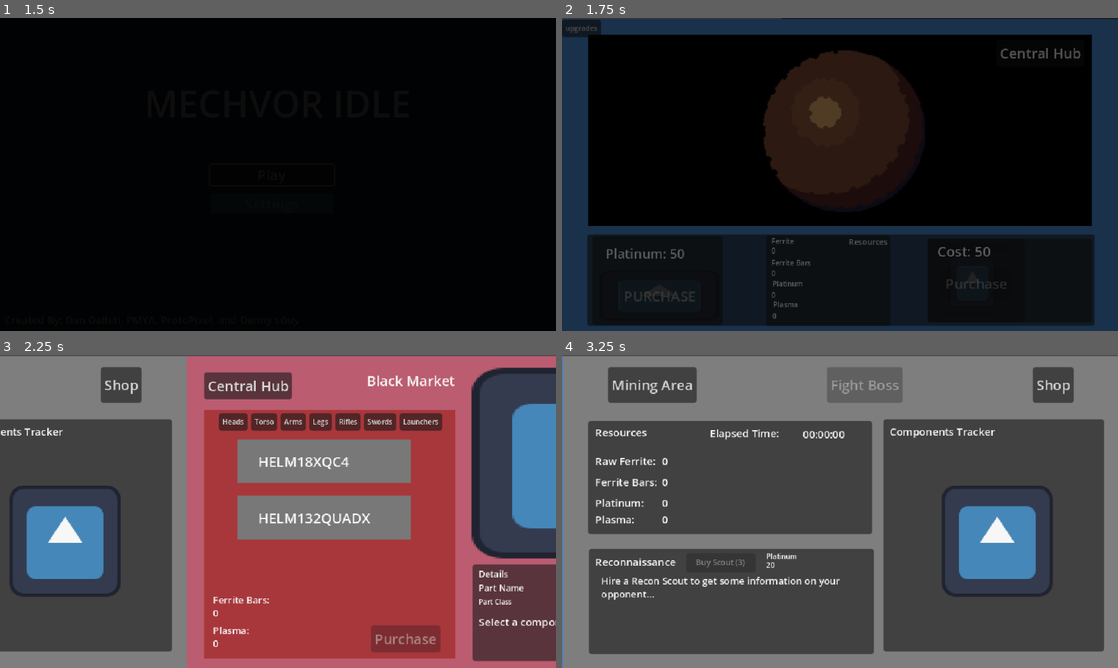
Above: before the commit, frames 1-4 (two rows, left to right).
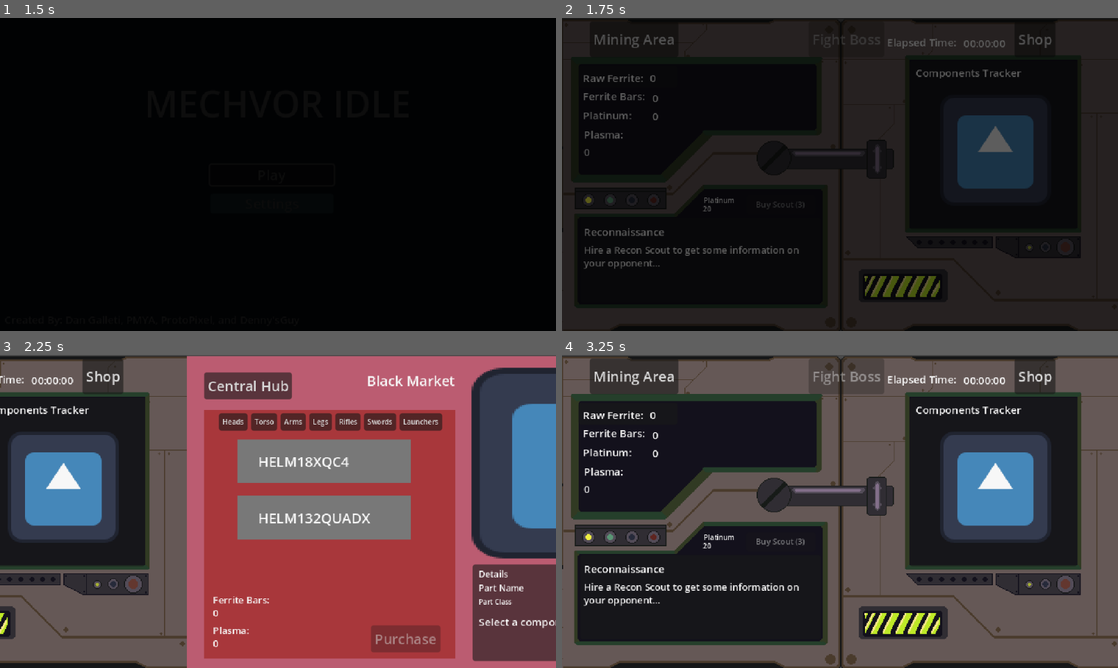
Above: after the commit, the same moments.

Repository: DennysGuy/MechvorIdle
Game: Godot game, scene res://src/scenes/MainMenu.tscn
The game is run twice, just before and just after one commit, with the same random seed, the same clock (stepped at 60 frames per second) and the same inputs. The engine's default icon, where the game draws it, is replaced by a stand-in: a white triangle on a blue panel in a dark square.
Inputs (mouse positions are in pixels of both pictures, inside the frame that each line leads up to):
- Up to frame 1 (1.5 s): click "Play" at 0.5 s; click "Play" at 1.25 s
- Up to frame 2 (1.75 s): no input
- Up to frame 3 (2.25 s): move the mouse to (400, 495) at 2.02 s; hold D (move_right) from 2.03 s (still down); click (400, 495) at 2.17 s
- Up to frame 4 (3.25 s): release D (move_right) at 2.75 s; click "Central Hub" at 2.75 s

Frame 1 is identical in both runs. In frame 2, 52% of the frame differs, in the area x 0-100%, y 0-100%; in frame 3, 29%; in frame 4, 90%.
Error in both runs: Cannot call method 'change_scene_to_file' on a null value. (res://src/scripts/Panels/main_menu.gd:19)

Commit message:
mannn we got art.

Diff:
--- a/mechvoridle/src/resources/mechcomponents/arms/boss_arms_1.tres
+++ b/mechvoridle/src/resources/mechcomponents/arms/boss_arms_1.tres
@@ -4,16 +4,16 @@
 
 [resource]
 script = ExtResource("1_ydm1k")
-crit_chance_modifier = 0.3
+crit_chance_modifier = 0.15
 charge_time_modifier = 0.0
 component_name = "Wizzy2232"
 description = ""
-health = 800
+health = 1500
 plasma_resistance = 0.0
 refined_ferrite_cost = 0
 plasma_cost = 0
 platinum_cost = 0
 category = 0
-component_type = 1
+component_type = 2
 weight_class = 2
 metadata/_custom_type_script = "uid://marmnfdtywpd"
--- a/mechvoridle/src/resources/mechcomponents/heads/boss_head_1.tres
+++ b/mechvoridle/src/resources/mechcomponents/heads/boss_head_1.tres
@@ -4,10 +4,10 @@
 
 [resource]
 script = ExtResource("1_6boxp")
-accuracy_bonus = 0.2
+accuracy_bonus = 0.35
 component_name = ""
 description = ""
-health = 700
+health = 1500
 plasma_resistance = 0.0
 refined_ferrite_cost = 0
 plasma_cost = 0
--- a/mechvoridle/src/resources/mechcomponents/legs/boss_legs_1.tres
+++ b/mechvoridle/src/resources/mechcomponents/legs/boss_legs_1.tres
@@ -4,10 +4,10 @@
 
 [resource]
 script = ExtResource("1_a66eq")
-dodge_chance_modifier = 0.15
+dodge_chance_modifier = 0.25
 component_name = "MEEP234X"
 description = ""
-health = 900
+health = 1500
 plasma_resistance = 0.0
 refined_ferrite_cost = 0
 plasma_cost = 0
--- a/mechvoridle/src/resources/mechcomponents/torsos/boss_torso_1.tres
+++ b/mechvoridle/src/resources/mechcomponents/torsos/boss_torso_1.tres
@@ -4,10 +4,10 @@
 
 [resource]
 script = ExtResource("1_mr1i3")
-charge_speed_modifier = 0.2
+charge_speed_modifier = 15.0
 component_name = ""
 description = ""
-health = 1200
+health = 3000
 plasma_resistance = 0.0
 refined_ferrite_cost = 0
 plasma_cost = 0
--- a/mechvoridle/src/resources/mechcomponents/weapons/swords/Boss-1-Weapon-1.tres
+++ b/mechvoridle/src/resources/mechcomponents/weapons/swords/Boss-1-Weapon-1.tres
@@ -9,7 +9,7 @@
 damage = 100
 number_of_hits = 1
 charge_time = 100.0
-charge_speed = 18.0
+charge_speed = 40.0
 crit_chance = 0.3
 accuracy = 0.8
 stun_chance = 0.2
--- a/mechvoridle/src/resources/mechcomponents/weapons/swords/Boss-1-Weapon-2.tres
+++ b/mechvoridle/src/resources/mechcomponents/weapons/swords/Boss-1-Weapon-2.tres
@@ -9,8 +9,8 @@
 damage = 120
 number_of_hits = 1
 charge_time = 100.0
-charge_speed = 0.4
-crit_chance = 20.0
+charge_speed = 42.0
+crit_chance = 0.3
 accuracy = 0.8
 stun_chance = 0.2
 component_name = "Test Boss 1 Sword 2"
--- a/mechvoridle/src/scenes/CentralStatsPanel.tscn
+++ b/mechvoridle/src/scenes/CentralStatsPanel.tscn
@@ -1,7 +1,8 @@
-[gd_scene load_steps=3 format=3 uid="uid://dio1yrjtiu67"]
+[gd_scene load_steps=4 format=3 uid="uid://dio1yrjtiu67"]
 
 [ext_resource type="Script" uid="uid://cetlwbelt5u36" path="res://src/scripts/Panels/central_stats_panel.gd" id="1_1x76c"]
 [ext_resource type="Texture2D" uid="uid://dlfbvdcwk6dr2" path="res://icon.svg" id="2_liohg"]
+[ext_resource type="Texture2D" uid="uid://d1uicvdj2ugdb" path="res://assets/graphics/CentralPanel.png" id="2_m6dgc"]
 
 [node name="CentralHubPanel" type="Control"]
 layout_mode = 3
@@ -12,7 +13,7 @@
 grow_vertical = 2
 script = ExtResource("1_1x76c")
 
-[node name="ColorRect" type="ColorRect" parent="."]
+[node name="ColorRect" type="TextureRect" parent="."]
 layout_mode = 1
 anchors_preset = 8
 anchor_left = 0.5
@@ -25,17 +26,35 @@
 offset_bottom = 180.0
 grow_horizontal = 2
 grow_vertical = 2
-color = Color(0.513233, 0.513233, 0.513233, 1)
+texture = ExtResource("2_m6dgc")
+
+[node name="ElapsedTime" type="Label" parent="ColorRect"]
+layout_mode = 0
+offset_left = 461.0
+offset_top = 19.0
+offset_right = 509.0
+offset_bottom = 36.0
+theme_override_font_sizes/font_size = 12
+text = "00:00:00"
+
+[node name="ElapsedTimeLabel" type="Label" parent="ColorRect"]
+layout_mode = 0
+offset_left = 373.0
+offset_top = 18.0
+offset_right = 453.0
+offset_bottom = 35.0
+theme_override_font_sizes/font_size = 12
+text = "Elapsed Time:"
 
 [node name="HBoxContainer" type="HBoxContainer" parent="ColorRect"]
 layout_mode = 1
 anchors_preset = 5
 anchor_left = 0.5
 anchor_right = 0.5
-offset_left = -291.0
-offset_top = 13.0
-offset_right = 291.0
-offset_bottom = 54.0
+offset_left = -312.0
+offset_top = 3.0
+offset_right = 270.0
+offset_bottom = 44.0
 grow_horizontal = 2
 theme_override_constants/separation = 150
 alignment = 1
@@ -55,152 +74,125 @@
 
 [node name="ResourcesPanel" type="Panel" parent="ColorRect"]
 layout_mode = 0
-offset_left = 29.0
-offset_top = 75.0
-offset_right = 356.0
-offset_bottom = 205.0
-
-[node name="ResourcesLabel" type="Label" parent="ColorRect/ResourcesPanel"]
-layout_mode = 0
-offset_left = 8.0
-offset_top = 4.0
-offset_right = 63.0
-offset_bottom = 20.0
-theme_override_font_sizes/font_size = 12
-text = "Resources"
-
-[node name="ElapsedTimeLabel" type="Label" parent="ColorRect/ResourcesPanel"]
-layout_mode = 0
-offset_left = 140.0
+offset_left = 18.0
+offset_top = 54.0
+offset_right = 132.0
+offset_bottom = 79.0
+
+[node name="RawFerriteLabel" type="Label" parent="ColorRect/ResourcesPanel"]
+layout_mode = 0
+offset_left = 5.0
 offset_top = 5.0
-offset_right = 220.0
+offset_right = 75.0
 offset_bottom = 22.0
 theme_override_font_sizes/font_size = 12
-text = "Elapsed Time:"
-
-[node name="ElapsedTime" type="Label" parent="ColorRect/ResourcesPanel"]
-layout_mode = 0
-offset_left = 247.0
-offset_top = 6.0
-offset_right = 295.0
-offset_bottom = 23.0
-theme_override_font_sizes/font_size = 12
-text = "00:00:00"
-
-[node name="RawFerriteLabel" type="Label" parent="ColorRect/ResourcesPanel"]
-layout_mode = 0
-offset_left = 8.0
-offset_top = 37.0
-offset_right = 78.0
-offset_bottom = 54.0
-theme_override_font_sizes/font_size = 12
 text = "Raw Ferrite:"
 
 [node name="RawFerriteCount" type="Label" parent="ColorRect/ResourcesPanel"]
 layout_mode = 0
+offset_left = 82.0
+offset_top = 5.0
+offset_right = 310.0
+offset_bottom = 22.0
+theme_override_font_sizes/font_size = 12
+text = "100"
+
+[node name="FerriteBarsLabel" type="Label" parent="ColorRect/ResourcesPanel"]
+layout_mode = 0
+offset_left = 5.0
+offset_top = 26.0
+offset_right = 76.0
+offset_bottom = 43.0
+theme_override_font_sizes/font_size = 12
+text = "Ferrite Bars:"
+
+[node name="FerriteBarsCount" type="Label" parent="ColorRect/ResourcesPanel"]
+layout_mode = 0
 offset_left = 85.0
-offset_top = 37.0
+offset_top = 28.0
 offset_right = 313.0
-offset_bottom = 54.0
-theme_override_font_sizes/font_size = 12
-text = "100"
-
-[node name="FerriteBarsLabel" type="Label" parent="ColorRect/ResourcesPanel"]
-layout_mode = 0
-offset_left = 8.0
-offset_top = 61.0
-offset_right = 79.0
-offset_bottom = 78.0
-theme_override_font_sizes/font_size = 12
-text = "Ferrite Bars:"
-
-[node name="FerriteBarsCount" type="Label" parent="ColorRect/ResourcesPanel"]
+offset_bottom = 45.0
+theme_override_font_sizes/font_size = 12
+text = "100"
+
+[node name="PlatinumBarsLabel" type="Label" parent="ColorRect/ResourcesPanel"]
+layout_mode = 0
+offset_left = 5.0
+offset_top = 48.0
+offset_right = 76.0
+offset_bottom = 65.0
+theme_override_font_sizes/font_size = 12
+text = "Platinum:"
+
+[node name="PlatinumBarsCount" type="Label" parent="ColorRect/ResourcesPanel"]
 layout_mode = 0
 offset_left = 85.0
-offset_top = 61.0
+offset_top = 49.0
 offset_right = 313.0
-offset_bottom = 78.0
-theme_override_font_sizes/font_size = 12
-text = "100"
-
-[node name="PlatinumBarsLabel" type="Label" parent="ColorRect/ResourcesPanel"]
-layout_mode = 0
-offset_left = 8.0
-offset_top = 85.0
-offset_right = 79.0
-offset_bottom = 102.0
-theme_override_font_sizes/font_size = 12
-text = "Platinum:"
-
-[node name="PlatinumBarsCount" type="Label" parent="ColorRect/ResourcesPanel"]
-layout_mode = 0
-offset_left = 85.0
-offset_top = 85.0
-offset_right = 313.0
-offset_bottom = 102.0
+offset_bottom = 66.0
 theme_override_font_sizes/font_size = 12
 text = "100"
 
 [node name="PlasmaLabel" type="Label" parent="ColorRect/ResourcesPanel"]
 layout_mode = 0
-offset_left = 8.0
-offset_top = 104.0
-offset_right = 79.0
-offset_bottom = 121.0
+offset_left = 6.0
+offset_top = 70.0
+offset_right = 77.0
+offset_bottom = 87.0
 theme_override_font_sizes/font_size = 12
 text = "Plasma:"
 
 [node name="PlasmaCount" type="Label" parent="ColorRect/ResourcesPanel"]
 layout_mode = 0
-offset_left = 85.0
-offset_top = 104.0
-offset_right = 313.0
-offset_bottom = 121.0
+offset_left = 6.0
+offset_top = 90.0
+offset_right = 61.0
+offset_bottom = 107.0
 theme_override_font_sizes/font_size = 12
 text = "100"
 
 [node name="TipsPanel" type="Panel" parent="ColorRect"]
 layout_mode = 0
-offset_left = 30.0
-offset_top = 222.0
-offset_right = 358.0
-offset_bottom = 343.0
+offset_left = 20.0
+offset_top = 229.0
+offset_right = 297.0
+offset_bottom = 326.0
 
 [node name="ResourcesLabel2" type="Label" parent="ColorRect/TipsPanel"]
 layout_mode = 0
-offset_left = 7.0
-offset_top = 6.0
-offset_right = 67.0
-offset_bottom = 23.0
+offset_left = 4.0
+offset_top = 7.0
+offset_right = 97.0
+offset_bottom = 24.0
 theme_override_font_sizes/font_size = 12
 text = "Reconnaissance"
 
 [node name="PurchaseReconScout" type="Button" parent="ColorRect/TipsPanel"]
 layout_mode = 0
-offset_left = 112.0
-offset_top = 5.0
-offset_right = 192.0
-offset_bottom = 26.0
+offset_left = 191.0
+offset_top = -26.0
+offset_right = 271.0
+offset_bottom = -5.0
 theme_override_font_sizes/font_size = 9
 text = "Buy Recon Scout"
 
 [node name="Platinum" type="Label" parent="ColorRect/TipsPanel"]
 layout_mode = 0
-offset_left = 204.0
-offset_top = 3.0
-offset_right = 242.0
-offset_bottom = 15.0
+offset_left = 142.0
+offset_top = -26.0
+offset_right = 180.0
+offset_bottom = -14.0
 theme_override_font_sizes/font_size = 8
 text = "Platinum"
 
 [node name="PlatinumCost" type="Label" parent="ColorRect/TipsPanel"]
 layout_mode = 0
-offset_left = 204.0
-offset_top = 13.0
-offset_right = 242.0
-offset_bottom = 25.0
+offset_left = 141.0
+offset_top = -16.0
+offset_right = 160.0
+offset_bottom = -4.0
 theme_override_font_sizes/font_size = 8
-text = "1000000000000000000000000"
+text = "8000"
 
 [node name="ReconText" type="RichTextLabel" parent="ColorRect/TipsPanel"]
 layout_mode = 1
@@ -209,10 +201,10 @@
 anchor_top = 0.5
 anchor_right = 0.5
 anchor_bottom = 0.5
-offset_left = -150.0
-offset_top = -31.5
-offset_right = 153.0
-offset_bottom = 53.5
+offset_left = -134.5
+offset_top = -19.5
+offset_right = 132.5
+offset_bottom = 46.5
 grow_horizontal = 2
 grow_vertical = 2
 theme_override_font_sizes/normal_font_size = 11
@@ -220,10 +212,10 @@
 
 [node name="MechComponentsTrackerPanel" type="Panel" parent="ColorRect"]
 layout_mode = 0
-offset_left = 369.0
-offset_top = 73.0
-offset_right = 623.0
-offset_bottom = 340.0
+offset_left = 399.0
+offset_top = 48.0
+offset_right = 592.0
+offset_bottom = 242.0
 
 [node name="Label" type="Label" parent="ColorRect/MechComponentsTrackerPanel"]
 layout_mode = 0
@@ -236,13 +228,14 @@
 
 [node name="TextureRect" type="TextureRect" parent="ColorRect/MechComponentsTrackerPanel"]
 layout_mode = 0
-offset_left = 67.0
-offset_top = 76.0
-offset_right = 195.0
-offset_bottom = 204.0
+offset_left = 35.0
+offset_top = 39.0
+offset_right = 163.0
+offset_bottom = 167.0
 texture = ExtResource("2_liohg")
 
 [node name="NameEntryBox" type="ColorRect" parent="."]
+visible = false
 layout_mode = 1
 anchors_preset = 8
 anchor_left = 0.5
--- a/mechvoridle/src/scenes/FerriteRefineryStation.tscn
+++ b/mechvoridle/src/scenes/FerriteRefineryStation.tscn
@@ -1,7 +1,7 @@
 [gd_scene load_steps=3 format=3 uid="uid://q2lvrrcqcirf"]
 
 [ext_resource type="Script" uid="uid://bmdl7trph1eue" path="res://src/scripts/Panels/ferrite_refinery_station.gd" id="1_ai323"]
-[ext_resource type="Texture2D" uid="uid://dlfbvdcwk6dr2" path="res://icon.svg" id="1_ph523"]
+[ext_resource type="Texture2D" uid="uid://crcd7gukxb3ng" path="res://assets/graphics/refineryused.png" id="2_7nq2t"]
 
 [node name="FerriteRefinery" type="Control"]
 layout_mode = 3
@@ -26,13 +26,12 @@
 anchor_right = 0.5
 anchor_bottom = 0.5
 offset_left = -66.5
-offset_top = -10.0
+offset_top = -30.0
 offset_right = 71.5
-offset_bottom = 48.0
+offset_bottom = 28.0
 grow_horizontal = 2
 grow_vertical = 2
-texture = ExtResource("1_ph523")
-expand_mode = 1
+texture = ExtResource("2_7nq2t")
 
 [node name="ProgressBar" type="ProgressBar" parent="."]
 layout_mode = 0
@@ -44,41 +43,42 @@
 
 [node name="PurchasePanel" type="Panel" parent="."]
 layout_mode = 0
+offset_top = 9.0
 offset_right = 150.0
-offset_bottom = 102.0
+offset_bottom = 86.0
 
 [node name="PurchaseRefineryStation" type="Button" parent="PurchasePanel"]
 layout_mode = 0
 offset_left = 32.0
-offset_top = 48.0
+offset_top = 26.0
 offset_right = 123.0
-offset_bottom = 90.0
+offset_bottom = 68.0
 text = "PURCHASE"
 
 [node name="RefineryCostLabel" type="Label" parent="PurchasePanel"]
 layout_mode = 0
-offset_left = 15.0
-offset_top = 9.0
-offset_right = 132.0
-offset_bottom = 32.0
+offset_left = 16.0
+offset_top = 1.0
+offset_right = 133.0
+offset_bottom = 24.0
 theme_override_font_sizes/font_size = 15
 text = "Platinum: 13434"
 
 [node name="OutputLabel" type="Label" parent="."]
 layout_mode = 0
 offset_left = 12.0
-offset_top = 3.0
+offset_top = 33.0
 offset_right = 54.0
-offset_bottom = 15.0
+offset_bottom = 45.0
 theme_override_font_sizes/font_size = 8
 text = "Output: 23"
 
 [node name="CostLabel" type="Label" parent="."]
 layout_mode = 0
-offset_left = 94.0
-offset_top = 3.0
-offset_right = 125.0
-offset_bottom = 15.0
+offset_left = 95.0
+offset_top = 33.0
+offset_right = 126.0
+offset_bottom = 45.0
 theme_override_font_sizes/font_size = 8
 text = "Cost: 65"
 
--- a/mechvoridle/src/scenes/MainHub.tscn
+++ b/mechvoridle/src/scenes/MainHub.tscn
@@ -137,7 +137,8 @@
 anchors_preset = 15
 anchor_right = 1.0
 anchor_bottom = 1.0
-offset_right = 1920.0
+offset_left = -639.0
+offset_right = 1281.0
 offset_bottom = 361.0
 grow_horizontal = 2
 grow_vertical = 2
--- a/mechvoridle/src/scenes/MiningPane.tscn
+++ b/mechvoridle/src/scenes/MiningPane.tscn
@@ -1,10 +1,12 @@
-[gd_scene load_steps=10 format=3 uid="uid://cu5ql32vaxyid"]
+[gd_scene load_steps=12 format=3 uid="uid://cu5ql32vaxyid"]
 
 [ext_resource type="Script" uid="uid://cfnionvj6lols" path="res://src/scripts/Panels/mining_pane.gd" id="1_tutbl"]
 [ext_resource type="PackedScene" uid="uid://caw51s5447gtc" path="res://src/scenes/AsteroidArea.tscn" id="2_1hqb7"]
+[ext_resource type="Texture2D" uid="uid://dhx3oow401s4x" path="res://assets/graphics/MiningPanel_underlay.png" id="2_ooyll"]
 [ext_resource type="PackedScene" uid="uid://cc7liqf41bqti" path="res://src/scenes/ResourceTracker.tscn" id="3_d2ayj"]
 [ext_resource type="PackedScene" uid="uid://cg8jxc7r6vcat" path="res://src/scenes/RefineryStationPanel.tscn" id="4_l11te"]
 [ext_resource type="PackedScene" uid="uid://ccmj71mwg532g" path="res://src/scenes/UpgradePanel.tscn" id="5_l11te"]
+[ext_resource type="Texture2D" uid="uid://bp4mre5vn47ji" path="res://assets/graphics/MiningPanel_overlay.png" id="7_t7rsg"]
 
 [sub_resource type="Animation" id="Animation_t7rsg"]
 resource_name = "HideAnimationPanel"
@@ -72,7 +74,7 @@
 &"": SubResource("AnimationLibrary_t7rsg")
 }
 
-[node name="ColorRect" type="ColorRect" parent="."]
+[node name="ColorRect" type="TextureRect" parent="."]
 layout_mode = 1
 anchors_preset = 8
 anchor_left = 0.5
@@ -85,23 +87,57 @@
 offset_bottom = 180.0
 grow_horizontal = 2
 grow_vertical = 2
-color = Color(0.273207, 0.52756, 0.790258, 1)
+texture = ExtResource("2_ooyll")
 
 [node name="SubViewportContainer" type="SubViewportContainer" parent="ColorRect"]
 layout_mode = 0
-offset_left = 30.0
-offset_top = 18.0
-offset_right = 610.0
-offset_bottom = 245.0
+offset_left = 98.0
+offset_top = 26.0
+offset_right = 609.0
+offset_bottom = 239.0
 
 [node name="SubViewport" type="SubViewport" parent="ColorRect/SubViewportContainer"]
 transparent_bg = true
 handle_input_locally = false
-size = Vector2i(580, 220)
+size = Vector2i(480, 210)
 render_target_update_mode = 4
 
 [node name="AsteroidArea" parent="ColorRect/SubViewportContainer/SubViewport" instance=ExtResource("2_1hqb7")]
-position = Vector2(-11, -10)
+position = Vector2(-48, -16)
+
+[node name="RefineryStationPanel" parent="ColorRect" instance=ExtResource("4_l11te")]
+layout_mode = 0
+offset_left = 89.0
+offset_top = 262.0
+offset_right = 617.0
+offset_bottom = 359.0
+
+[node name="ResourceTracker" parent="ColorRect" instance=ExtResource("3_d2ayj")]
+layout_mode = 1
+anchors_preset = 3
+anchor_left = 1.0
+anchor_top = 1.0
+anchor_right = 1.0
+anchor_bottom = 1.0
+offset_left = -359.0
+offset_top = -94.0
+offset_right = -208.0
+offset_bottom = -18.0
+grow_horizontal = 0
+grow_vertical = 0
+
+[node name="Overlay" type="TextureRect" parent="ColorRect"]
+layout_mode = 0
+offset_left = -1.0
+offset_right = 639.0
+offset_bottom = 360.0
+mouse_filter = 2
+texture = ExtResource("7_t7rsg")
+
+[node name="UpgradePanel" parent="ColorRect" instance=ExtResource("5_l11te")]
+layout_mode = 0
+offset_top = -339.0
+offset_bottom = 0.0
 
 [node name="CentralHubNavigation" type="Button" parent="ColorRect"]
 layout_mode = 1
@@ -115,30 +151,4 @@
 grow_horizontal = 0
 text = "Central Hub"
 
-[node name="RefineryStationPanel" parent="ColorRect" instance=ExtResource("4_l11te")]
-layout_mode = 0
-offset_left = 29.0
-offset_top = 248.0
-offset_right = 613.0
-offset_bottom = 353.0
-
-[node name="UpgradePanel" parent="ColorRect" instance=ExtResource("5_l11te")]
-layout_mode = 0
-offset_top = -339.0
-offset_bottom = 0.0
-
-[node name="ResourceTracker" parent="ColorRect" instance=ExtResource("3_d2ayj")]
-layout_mode = 1
-anchors_preset = 3
-anchor_left = 1.0
-anchor_top = 1.0
-anchor_right = 1.0
-anchor_bottom = 1.0
-offset_left = -405.0
-offset_top = -111.0
-offset_right = -262.0
-offset_bottom = -7.0
-grow_horizontal = 0
-grow_vertical = 0
-
 [connection signal="button_up" from="ColorRect/CentralHubNavigation" to="." method="_on_central_hub_navigation_button_up"]
--- a/mechvoridle/src/scenes/PlasmaGenerator.tscn
+++ b/mechvoridle/src/scenes/PlasmaGenerator.tscn
@@ -1,7 +1,7 @@
 [gd_scene load_steps=3 format=3 uid="uid://hjbnj2tod3ol"]
 
 [ext_resource type="Script" uid="uid://bsxoe37ed64m2" path="res://src/scripts/Panels/plasma_generator.gd" id="1_2eac4"]
-[ext_resource type="Texture2D" uid="uid://dlfbvdcwk6dr2" path="res://icon.svg" id="1_x74x1"]
+[ext_resource type="Texture2D" uid="uid://cgmy7s1s1tb1u" path="res://assets/graphics/generator.png" id="2_2eac4"]
 
 [node name="PlasmaGenerator" type="Control"]
 layout_mode = 3
@@ -20,17 +20,17 @@
 
 [node name="Background" type="Panel" parent="."]
 layout_mode = 0
-offset_right = 189.0
-offset_bottom = 96.0
+offset_right = 149.0
+offset_bottom = 79.0
 
 [node name="Graphic" type="TextureRect" parent="."]
 layout_mode = 0
 offset_left = 25.0
-offset_top = 20.0
-offset_right = 78.0
-offset_bottom = 80.0
-texture = ExtResource("1_x74x1")
-expand_mode = 1
+offset_top = 10.0
+offset_right = 79.0
+offset_bottom = 70.0
+texture = ExtResource("2_2eac4")
+stretch_mode = 2
 
 [node name="ProgressBar" type="ProgressBar" parent="."]
 layout_mode = 1
@@ -50,16 +50,16 @@
 anchor_left = 0.5
 anchor_right = 0.5
 offset_left = -33.5
-offset_top = 83.0
+offset_top = 70.0
 offset_right = 27.5
-offset_bottom = 89.0
+offset_bottom = 76.0
 grow_horizontal = 2
 show_percentage = false
 
 [node name="PurchasePanel" type="Panel" parent="."]
 layout_mode = 0
 offset_right = 111.0
-offset_bottom = 96.0
+offset_bottom = 79.0
 
 [node name="Label" type="Label" parent="PurchasePanel"]
 layout_mode = 0
@@ -79,28 +79,28 @@
 
 [node name="Speed" type="Label" parent="."]
 layout_mode = 0
-offset_left = 121.0
-offset_top = 24.0
-offset_right = 171.0
-offset_bottom = 37.0
+offset_left = 96.0
+offset_top = 17.0
+offset_right = 146.0
+offset_bottom = 30.0
 theme_override_font_sizes/font_size = 9
 text = "Speed: 30%"
 
 [node name="Output" type="Label" parent="."]
 layout_mode = 0
-offset_left = 120.0
-offset_top = 40.0
-offset_right = 167.0
-offset_bottom = 53.0
+offset_left = 96.0
+offset_top = 33.0
+offset_right = 143.0
+offset_bottom = 46.0
 theme_override_font_sizes/font_size = 9
 text = "Output: 44"
 
 [node name="FuelCost" type="Label" parent="."]
 layout_mode = 0
-offset_left = 121.0
-offset_top = 57.0
-offset_right = 160.0
-offset_bottom = 70.0
+offset_left = 97.0
+offset_top = 50.0
+offset_right = 136.0
+offset_bottom = 63.0
 theme_override_font_sizes/font_size = 9
 text = "Fuel: 255"
 
--- a/mechvoridle/src/scenes/RefineryStationPanel.tscn
+++ b/mechvoridle/src/scenes/RefineryStationPanel.tscn
@@ -27,8 +27,8 @@
 anchors_preset = 6
 anchor_left = 1.0
 anchor_right = 1.0
-offset_left = -192.0
-offset_top = -47.5
-offset_right = -89.0
-offset_bottom = 41.5
+offset_left = -152.0
+offset_top = -44.5
+offset_right = -3.0
+offset_bottom = 35.5
 grow_horizontal = 0
--- a/mechvoridle/src/scenes/ResourceTracker.tscn
+++ b/mechvoridle/src/scenes/ResourceTracker.tscn
@@ -8,21 +8,21 @@
 anchor_top = 0.5
 anchor_right = 0.5
 anchor_bottom = 0.5
-offset_left = -71.5
+offset_left = -71.0
 offset_top = -52.0
-offset_right = 71.5
-offset_bottom = 52.0
+offset_right = 52.0
+offset_bottom = 26.0
 grow_horizontal = 2
 grow_vertical = 2
 script = ExtResource("1_qyq3t")
 
 [node name="ResourcesLabel" type="Label" parent="."]
 layout_mode = 0
-offset_left = 95.0
+offset_left = 86.0
 offset_top = 1.0
-offset_right = 140.0
+offset_right = 131.0
 offset_bottom = 14.0
-theme_override_font_sizes/font_size = 9
+theme_override_font_sizes/font_size = 7
 text = "Resources"
 
 [node name="FerriteLabel" type="Label" parent="."]
@@ -31,16 +31,16 @@
 offset_top = 1.0
 offset_right = 35.0
 offset_bottom = 14.0
-theme_override_font_sizes/font_size = 8
+theme_override_font_sizes/font_size = 7
 text = "Ferrite"
 
 [node name="FerriteBarsLabel" type="Label" parent="."]
 layout_mode = 0
 offset_left = 6.0
-offset_top = 26.0
+offset_top = 20.0
 offset_right = 52.0
-offset_bottom = 38.0
-theme_override_font_sizes/font_size = 8
+offset_bottom = 32.0
+theme_override_font_sizes/font_size = 7
 text = "Ferrite Bars"
 
 [node name="FerriteCount" type="Label" parent="."]
@@ -49,50 +49,50 @@
 offset_top = 12.0
 offset_right = 94.0
 offset_bottom = 28.0
-theme_override_font_sizes/font_size = 8
+theme_override_font_sizes/font_size = 7
 text = "10000000000000"
 
 [node name="FerriteBarsCount" type="Label" parent="."]
 layout_mode = 0
 offset_left = 6.0
-offset_top = 38.0
+offset_top = 29.0
 offset_right = 94.0
-offset_bottom = 54.0
-theme_override_font_sizes/font_size = 8
+offset_bottom = 45.0
+theme_override_font_sizes/font_size = 7
 text = "10000000000000"
 
 [node name="PlatinumLabel" type="Label" parent="."]
 layout_mode = 0
 offset_left = 7.0
-offset_top = 50.0
+offset_top = 39.0
 offset_right = 47.0
-offset_bottom = 63.0
-theme_override_font_sizes/font_size = 8
+offset_bottom = 52.0
+theme_override_font_sizes/font_size = 7
 text = "Platinum"
 
 [node name="PlatinumCount" type="Label" parent="."]
 layout_mode = 0
 offset_left = 6.0
-offset_top = 63.0
+offset_top = 49.0
 offset_right = 94.0
-offset_bottom = 79.0
-theme_override_font_sizes/font_size = 8
+offset_bottom = 65.0
+theme_override_font_sizes/font_size = 7
 text = "10000000000000"
 
 [node name="PlasmaLabel" type="Label" parent="."]
 layout_mode = 0
-offset_left = 7.5
-offset_top = 74.0
-offset_right = 47.5
-offset_bottom = 87.0
-theme_override_font_sizes/font_size = 8
+offset_left = 5.5
+offset_top = 57.0
+offset_right = 45.5
+offset_bottom = 70.0
+theme_override_font_sizes/font_size = 7
 text = "Plasma"
 
 [node name="PlasmaCount" type="Label" parent="."]
 layout_mode = 0
-offset_left = 6.5
-offset_top = 87.0
-offset_right = 94.5
-offset_bottom = 103.0
-theme_override_font_sizes/font_size = 8
+offset_left = 5.0
+offset_top = 66.0
+offset_right = 93.0
+offset_bottom = 77.0
+theme_override_font_sizes/font_size = 7
 text = "10000000000000"
Binary file added: mechvoridle/assets/graphics/CentralPanel.aseprite
Binary file added: mechvoridle/assets/graphics/CentralPanel.png
Not shown, added: mechvoridle/assets/graphics/CentralPanel.png.import
Binary file added: mechvoridle/assets/graphics/Hub.aseprite
Binary file added: mechvoridle/assets/graphics/MiningPanel.aseprite
Binary file added: mechvoridle/assets/graphics/MiningPanel_overlay.png
Not shown, added: mechvoridle/assets/graphics/MiningPanel_overlay.png.import
Binary file added: mechvoridle/assets/graphics/MiningPanel_underlay.png
Not shown, added: mechvoridle/assets/graphics/MiningPanel_underlay.png.import
Binary file added: mechvoridle/assets/graphics/aap-splendor128-32x.png
Not shown, added: mechvoridle/assets/graphics/aap-splendor128-32x.png.import
Binary file added: mechvoridle/assets/graphics/generator.png
(and 3 more such lines)
